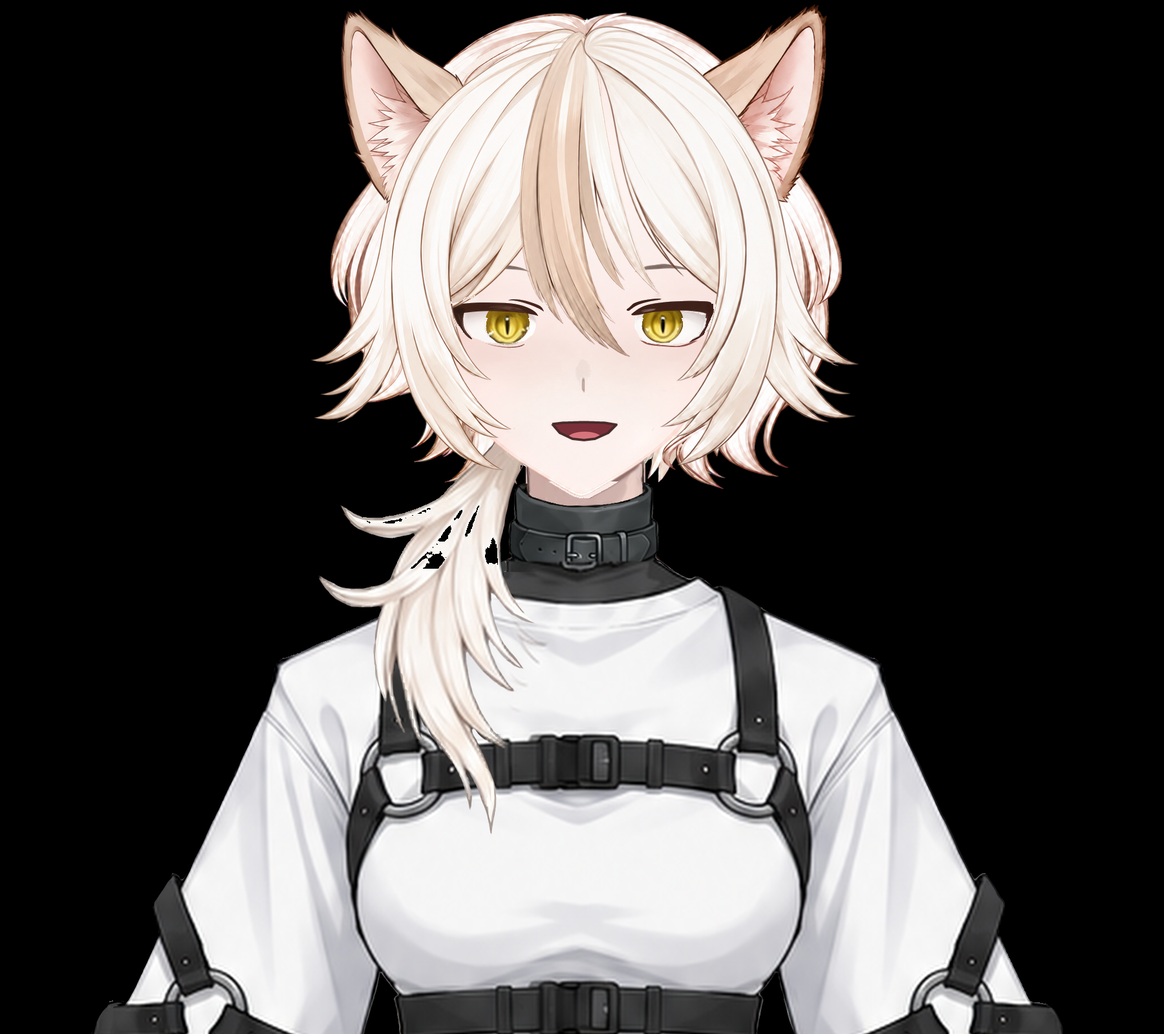
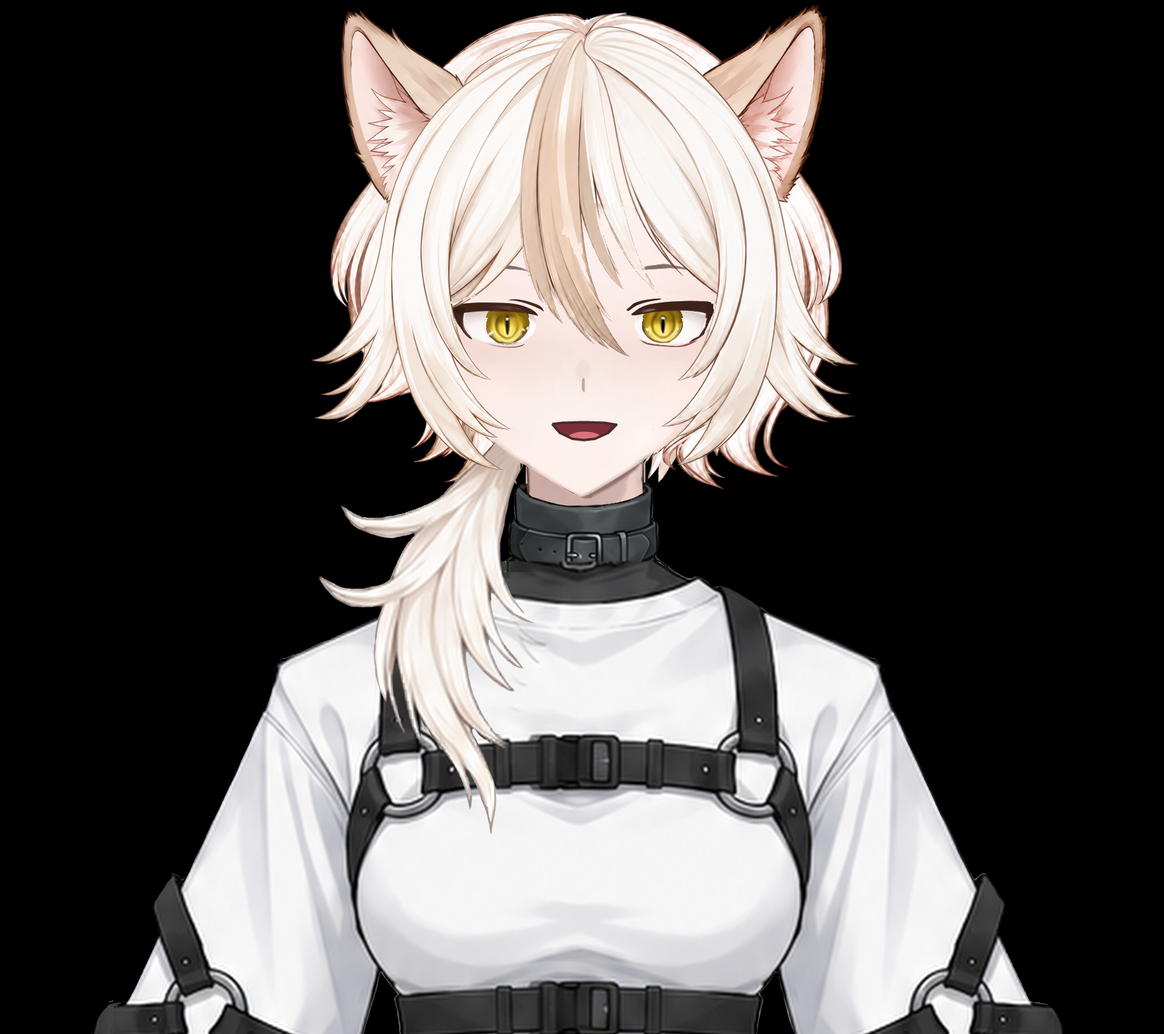
Layers edited between the first and the second w=1164, h=1034 image:
painted on "front hair" over [367, 203, 669, 523]
painted on "face" over [449, 203, 717, 500]
painted on "ponytail" over [366, 505, 498, 569]
painted on "topwear" over [405, 481, 620, 569]
painted on "neck" over [528, 462, 646, 499]
painted on "back hair" over [474, 203, 669, 479]
